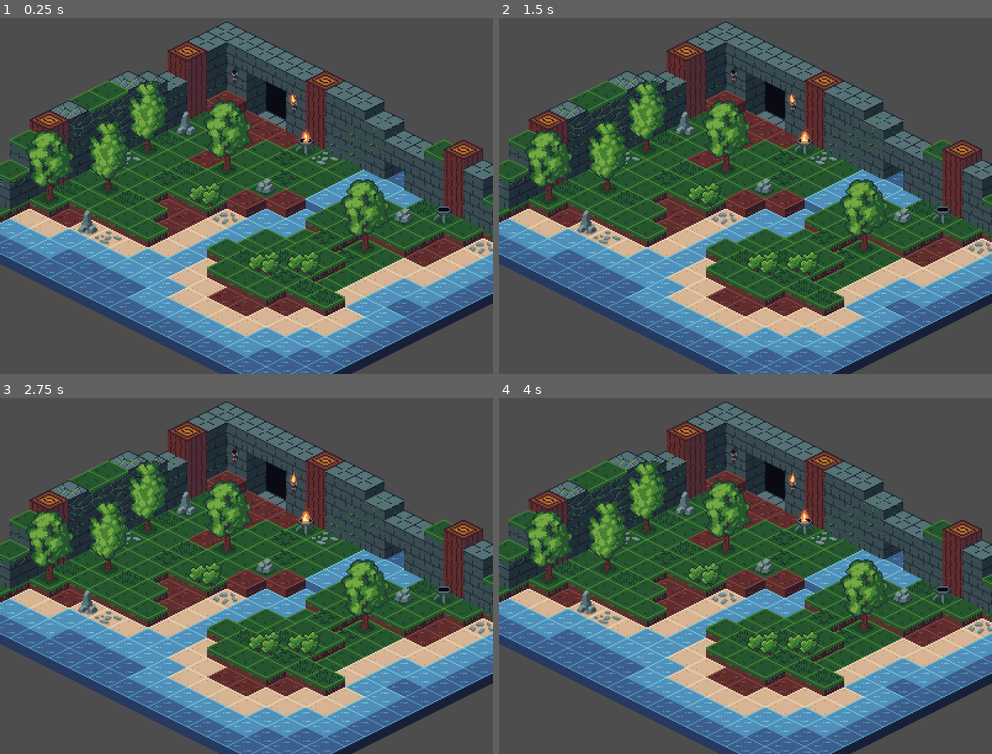
Above: before the commit, frames 1-4 (two rows, left to right).
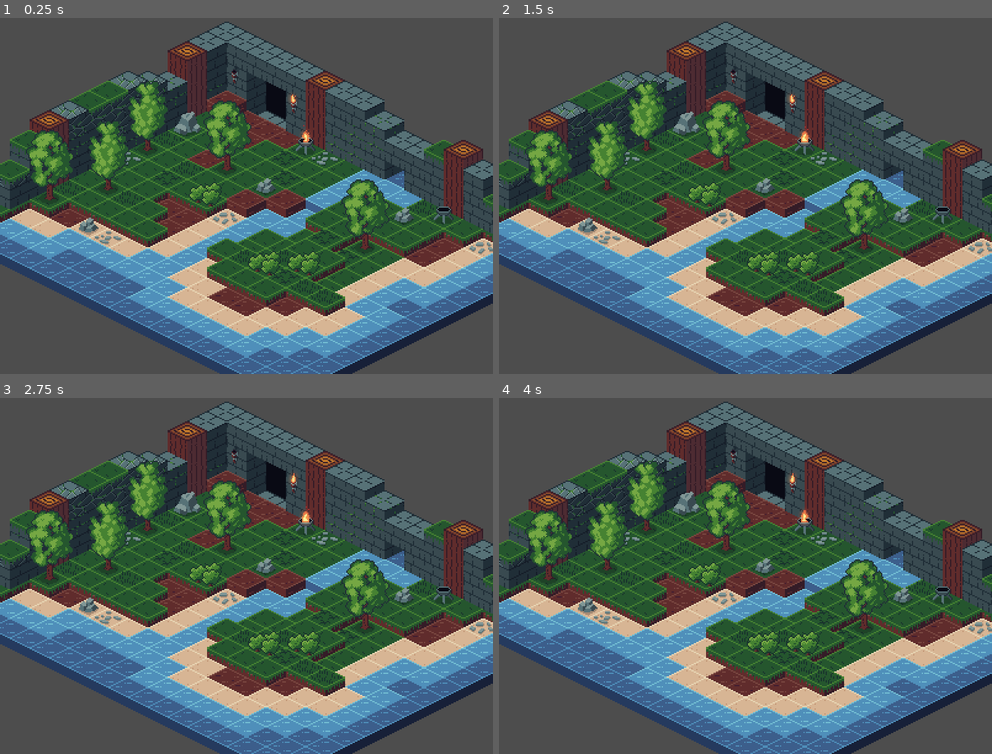
Above: after the commit, the same moments.

Repository: Paraldos/isometric
Game: Godot game, scene res://level.tscn
Same seed, same stepped clock (60 frames per second), same inputs: the game is played once before the commit and once after it.
Inputs:
- Up to frame 1 (0.25 s): no input
- Up to frame 2 (1.5 s): no input
- Up to frame 3 (2.75 s): no input
- Up to frame 4 (4 s): no input

The runs differ from the first frame. In frame 1, 0.3% of the frame differs, in the area x 15-41%, y 26-61%; in frame 2, 0.3%; in frame 3, 0.3%; in frame 4, 0.3%.

Commit message:
added another rock

Diff:
--- a/deco/rocks.tscn
+++ b/deco/rocks.tscn
@@ -13,4 +13,4 @@
 [node name="MainSprite" parent="." index="1" unique_id=462025457]
 position = Vector2(0, -8)
 texture = ExtResource("2_x1w7b")
-hframes = 2
+hframes = 3
Binary file changed: assets/img/Rock-Sheet.png
Binary file changed: assets/img/Rock.aseprite
